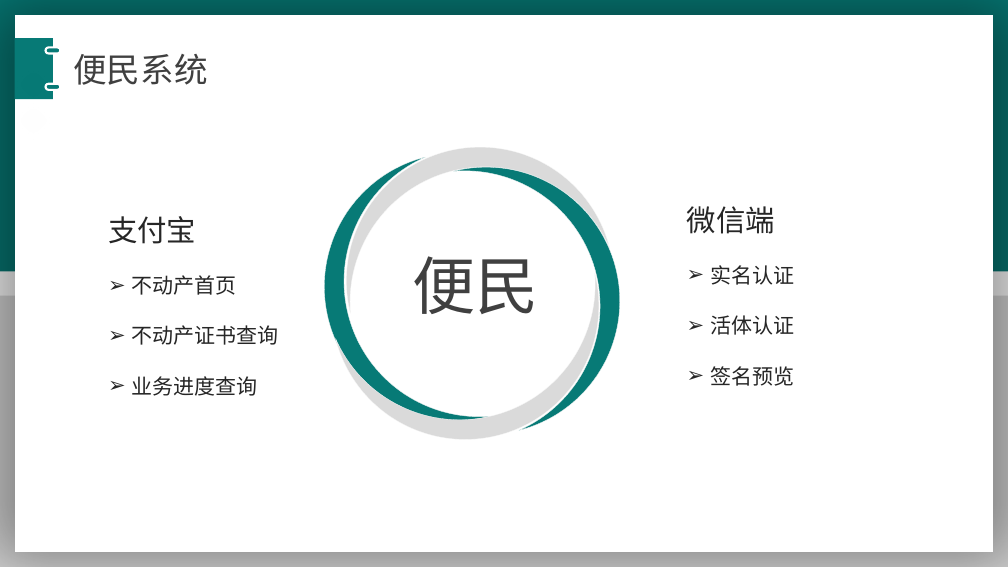
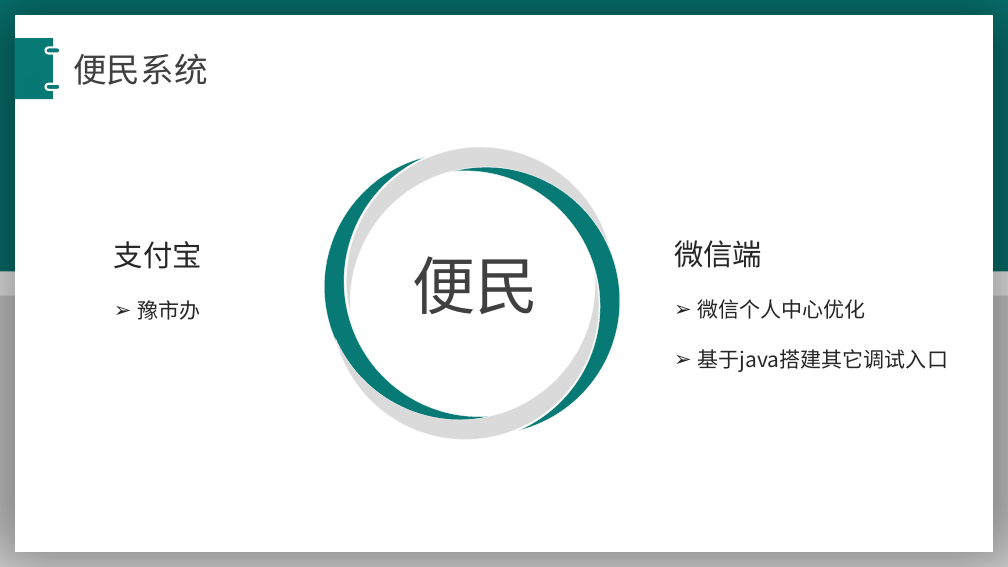
Before and after one commit to wellsmitch/accountpassword, a slide deck: slide 8 of 宋玉彬-年终述职报告-最终 - 副本.pptx. Drawn at 1008x567 pixels with LibreOffice and Linux fonts; fonts in the diff are those of the drawing. Boxes give left, top, right and bottom in pixels: in the first picture for what was removed or moved away, otherwise in the second. Text is boxed around its words. In the diff, an @@ line names an element or a change of style, - is before the commit and + after.

```diff
--- a/宋玉彬-年终述职报告-最终 - 副本.pptx
+++ b/宋玉彬-年终述职报告-最终 - 副本.pptx
@@ text "支付宝": place and size @@
-text "支付宝" at (108, 216, 279, 396)
+text "支付宝" at (114, 241, 202, 320)
@@ text "微信端": place and size @@
-text "微信端" at (687, 206, 794, 386)
+text "微信端" at (674, 240, 948, 372)
@@ text at (698, 299, 948, 372): text changed @@
-➢ 实名认证
-➢ 活体认证
-➢ 签名预览
+➢ 微信个人中心优化
+➢ 基于java搭建其它调试入口
@@ text at (137, 300, 200, 320): text changed @@
-➢ 不动产首页
-➢ 不动产证书查询
-➢ 业务进度查询
+➢ 豫市办
```
Also in this commit, not shown: 13 other slides changed, 3 slides added, 2 slides removed, 2 other files.
